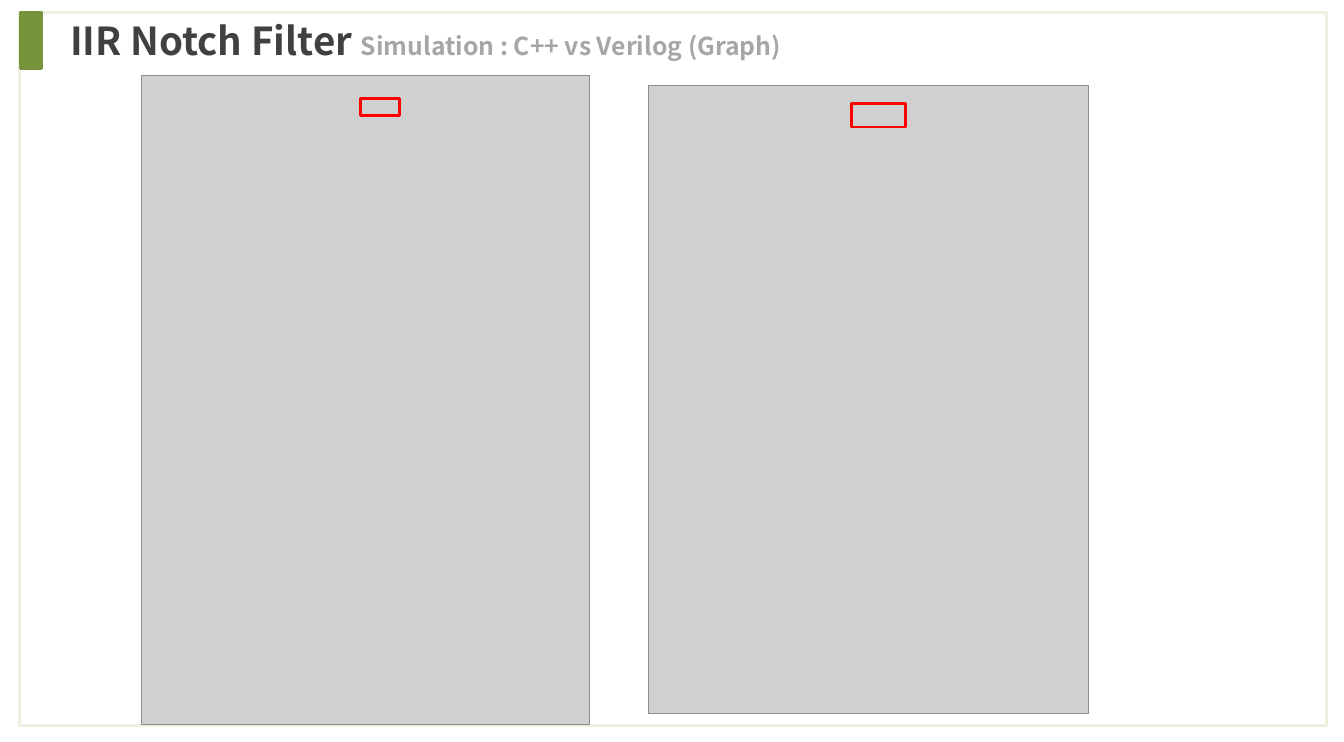
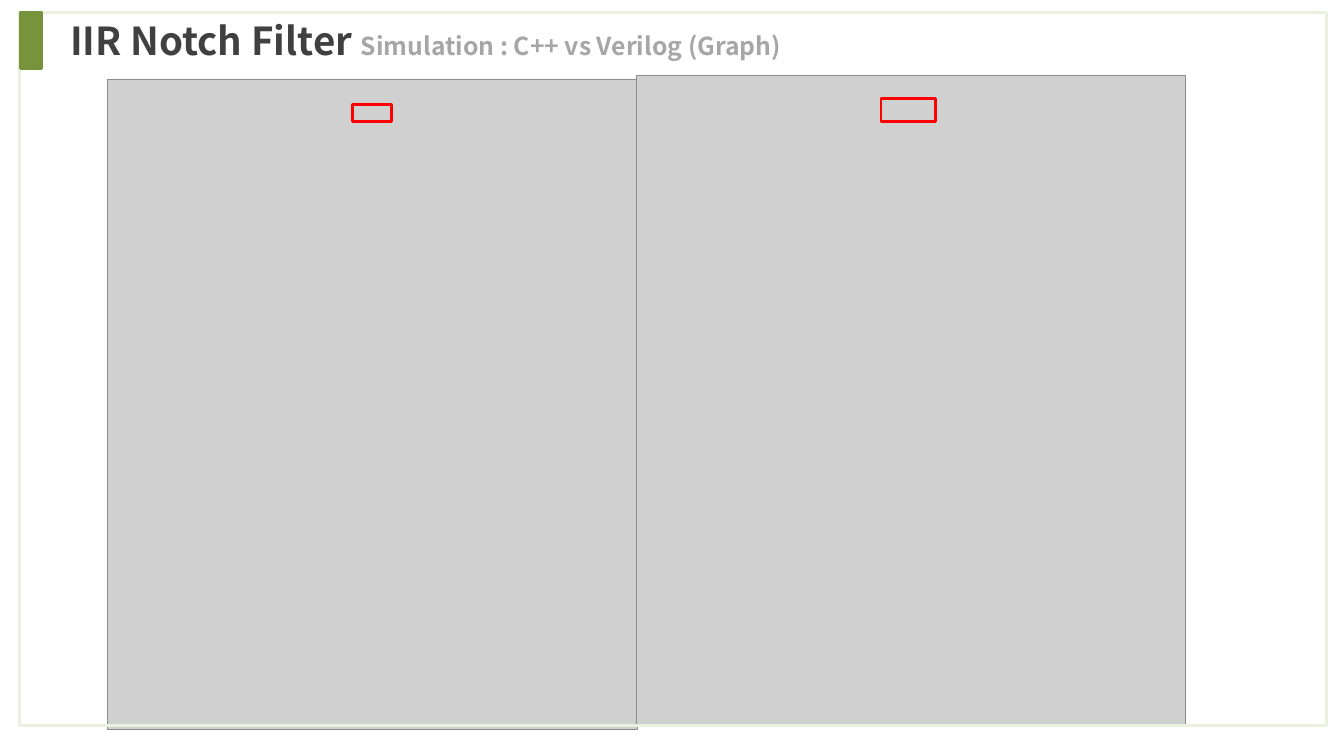
Before and after one commit to wjdwls0630/khu_sensor, a slide deck: slide 12 of Reference/Filter/Filter_Test.pptx (slide 10 before the commit). Drawn at 1344x742 pixels with LibreOffice and Linux fonts; fonts in the diff are those of the drawing; grey boxes stand for pictures. Boxes give left, top, right and bottom in pixels: in the first picture for what was removed or moved away, otherwise in the second. Text is boxed around its words. In the diff, an @@ line names an element or a change of style, - is before the commit and + after.

Commit message:
ppt

```diff
--- a/Reference/Filter/Filter_Test.pptx
+++ b/Reference/Filter/Filter_Test.pptx
@@ picture: place and size @@
-picture at box(141, 75, 589, 725)
+picture at box(107, 79, 637, 729)
@@ picture: place and size @@
-picture at box(649, 85, 1089, 713)
+picture at box(636, 75, 1185, 726)
@@ rectangle: place and size @@
-rectangle at box(360, 98, 399, 115)
+rectangle at box(352, 105, 391, 122)
@@ rectangle: place and size @@
-rectangle at box(851, 104, 905, 128)
+rectangle at box(881, 98, 936, 122)
```
Also in this commit, not shown: 7 slides added, 3 slides removed, 10 other files.
